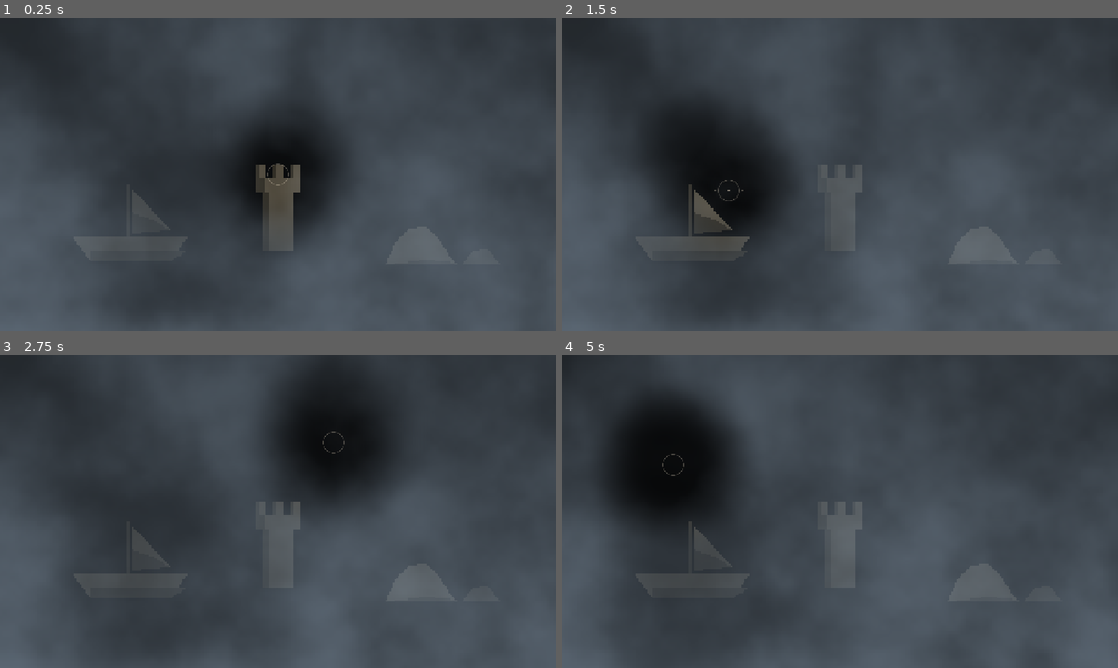
Above: before the commit, frames 1-4 (two rows, left to right).
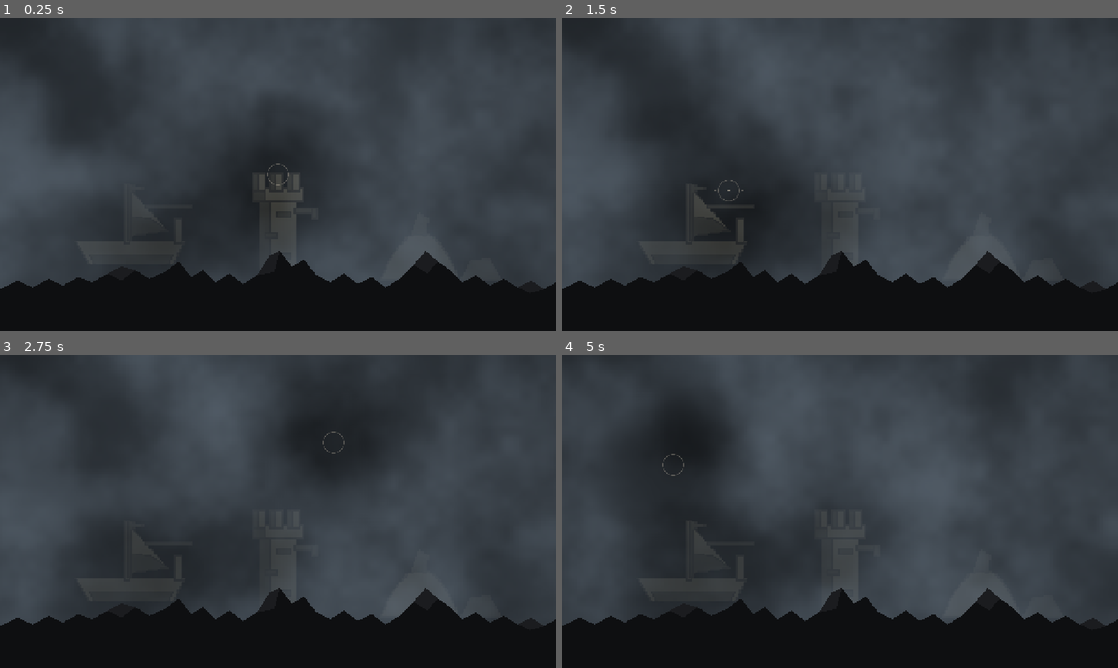
Above: after the commit, the same moments.

Repository: Dragonzhi/2026-watchout
Game: Godot game, scene res://main.tscn
The game is run twice, just before and just after one commit, with the same random seed, the same clock (stepped at 60 frames per second) and the same inputs.
Inputs (mouse positions are in pixels of both pictures, inside the frame that each line leads up to):
- Up to frame 1 (0.25 s): no input
- Up to frame 2 (1.5 s): tap Enter at 0.5 s; move the mouse to (962, 158) at 0.52 s; tap Space at 1.25 s; move the mouse to (728, 190) at 1.27 s
- Up to frame 3 (2.75 s): tap Enter at 2 s; move the mouse to (333, 442) at 2.02 s
- Up to frame 4 (5 s): tap Space at 2.75, 4.25 s; move the mouse to (812, 574) at 2.77 s; tap Enter at 3.5 s; move the mouse to (1006, 558) at 3.52 s; move the mouse to (673, 464) at 4.27 s

The runs differ from the first frame. In frame 1, 24% of the frame differs, in the area x 0-100%, y 41-100%; in frame 2, 24%; in frame 3, 22%; in frame 4, 27%, in the area x 0-100%, y 14-100%.

Commit message:
雾分三平面＋近景遮挡：注视处雾薄了，视线移开就糊回去
- decode.gdshader：远岸（大团慢浓）＋近帘（中尺度快 2.5 倍、只擦三成）＋月光亮带；
  清窗边界两倍频揉开、跟着雾结构走；窗内密度 0.16+0.10，不再挖成黑洞
- foreground.gd：根 CanvasLayer 上的近景暗剪影（在 Display 之上、不过雾、不进累积），
  按 320×180 画再按窗口缩放，压掉三个目标的下座
- shapes.gd：轮廓加碎（桅索、艉柱、栏杆、砌石、碎礁）＋外圈 1px 暗边羽化，墨色压暗
- 控制器导出改名/新增：bank_outside 0.60 / bank_inside 0.16 / veil_outside 0.18 /
  veil_inside 0.10 / moon_glow 0.06
- 实测：同一块 注视时对比 14.5/255，移开后 5.8/255；整幅 2 秒差 3.5/255

Diff:
--- a/Godot/main.tscn
+++ b/Godot/main.tscn
@@ -6,6 +6,7 @@
 [ext_resource type="Shader" path="res://scripts/accumulate.gdshader" id="4_acc"]
 [ext_resource type="Script" path="res://scripts/gaze_marker.gd" id="5_gaze"]
 [ext_resource type="Shader" path="res://scripts/decode.gdshader" id="6_decode"]
+[ext_resource type="Script" path="res://scripts/foreground.gd" id="7_fg"]
 
 [sub_resource type="ShaderMaterial" id="Mat_fog"]
 shader = ExtResource("2_fog")
@@ -50,6 +51,7 @@
 offset_bottom = 180.0
 mouse_filter = 2
 
+
 [node name="AccumA" type="SubViewport" parent="."]
 size = Vector2i(320, 180)
 render_target_update_mode = 4
@@ -82,7 +84,14 @@
 mouse_filter = 2
 expand_mode = 1
 
+[node name="NearLayer" type="CanvasLayer" parent="."]
+layer = 2
+
+[node name="Foreground" type="Node2D" parent="NearLayer"]
+script = ExtResource("7_fg")
+
 [node name="GazeLayer" type="CanvasLayer" parent="."]
+layer = 3
 
 [node name="GazeMarker" type="Node2D" parent="GazeLayer"]
 script = ExtResource("5_gaze")
--- a/Godot/scripts/accum_controller.gd
+++ b/Godot/scripts/accum_controller.gd
@@ -29,13 +29,25 @@
 	set(value):
 		noise_strength = clampf(value, 0.0, 1.0)
 		_push_params()
-@export_range(0.0, 1.0, 0.01) var fog_outside: float = 0.78:
-	set(value):
-		fog_outside = clampf(value, 0.0, 1.0)
-		_push_params()
-@export_range(0.0, 1.0, 0.01) var fog_inside: float = 0.14:
-	set(value):
-		fog_inside = clampf(value, 0.0, 1.0)
+@export_range(0.0, 1.0, 0.01) var bank_outside: float = 0.60:
+	set(value):
+		bank_outside = clampf(value, 0.0, 1.0)
+		_push_params()
+@export_range(0.0, 1.0, 0.01) var bank_inside: float = 0.16:
+	set(value):
+		bank_inside = clampf(value, 0.0, 1.0)
+		_push_params()
+@export_range(0.0, 1.0, 0.01) var veil_outside: float = 0.18:
+	set(value):
+		veil_outside = clampf(value, 0.0, 1.0)
+		_push_params()
+@export_range(0.0, 1.0, 0.01) var veil_inside: float = 0.10:
+	set(value):
+		veil_inside = clampf(value, 0.0, 1.0)
+		_push_params()
+@export_range(0.0, 0.4, 0.005) var moon_glow: float = 0.06:
+	set(value):
+		moon_glow = clampf(value, 0.0, 0.4)
 		_push_params()
 @export var internal_size: Vector2i = Vector2i(320, 180):
 	set(value):
@@ -51,6 +63,7 @@
 @onready var _fill_b: ColorRect = $AccumB/Fill
 @onready var _marker: Node2D = $GazeLayer/GazeMarker
 @onready var _shapes: Node2D = $SceneView/Shapes
+@onready var _foreground: Node2D = $NearLayer/Foreground
 
 var _mat_fog: ShaderMaterial
 var _mat_a: ShaderMaterial
@@ -96,6 +109,9 @@
 
 	print("[gaze] display rect=", _display.get_rect(), " viewport=", get_viewport_rect().size,
 		" internal=", internal_size)
+
+	_fit_foreground()
+	get_viewport().size_changed.connect(_fit_foreground)
 
 	_auto_shot = "--shot" in OS.get_cmdline_user_args()
 	if _auto_shot:
@@ -166,8 +182,11 @@
 		_mat_decode.set_shader_parameter("gaze_radius", gaze_radius)
 		_mat_decode.set_shader_parameter("aspect", aspect)
 		_mat_decode.set_shader_parameter("internal_size", Vector2(internal_size))
-		_mat_decode.set_shader_parameter("density_outside", fog_outside)
-		_mat_decode.set_shader_parameter("density_inside", fog_inside)
+		_mat_decode.set_shader_parameter("bank_outside", bank_outside)
+		_mat_decode.set_shader_parameter("bank_inside", bank_inside)
+		_mat_decode.set_shader_parameter("veil_outside", veil_outside)
+		_mat_decode.set_shader_parameter("veil_inside", veil_inside)
+		_mat_decode.set_shader_parameter("moon_glow", moon_glow)
 
 
 func _apply_internal_size() -> void:
@@ -183,7 +202,13 @@
 		c.size = s
 	# 形状是按 320×180 画的，换内部分辨率时整体缩放，构图不跑。
 	_shapes.scale = s / Vector2(320.0, 180.0)
+	_fit_foreground()
 	_push_params()
+
+
+func _fit_foreground() -> void:
+	if _foreground != null:
+		_foreground.scale = get_viewport_rect().size / Vector2(320.0, 180.0)
 
 
 func _input(event: InputEvent) -> void:
--- a/Godot/scripts/decode.gdshader
+++ b/Godot/scripts/decode.gdshader
@@ -1,15 +1,22 @@
 shader_type canvas_item;
 render_mode unshaded;
 
-// 累积缓冲的还原 + 一层不累积的底雾。
-// 底雾是正的、慢的、一直存在的；它在注视点附近被擦薄。
-// 挪开视线，那块立刻被重新糊上——「看不清」由它负责，不由闪烁负责。
+// 累积缓冲的还原 + 不累积的雾。
+//
+// 雾分三层，靠视差做出厚度：
+//   远岸 bank —— 大尺度、慢、浓；注视遮罩把它从 0.80 擦到 0.16（「看不清」的主力）
+//   近帘 veil —— 中尺度、快 2.5 倍、薄；遮罩只擦三到四成，
+//                所以注视窗里不是纯黑，是「雾薄了，而且还在淌」
+//   月光 moon —— 很淡的斜向亮带，给雾一个光源方向，免得整屏死平
 uniform vec2 gaze_uv = vec2(0.5, 0.5);
 uniform float gaze_radius : hint_range(0.02, 1.2) = 0.30;
 uniform float aspect = 1.7777778;
 uniform vec2 internal_size = vec2(320.0, 180.0);
-uniform float density_outside : hint_range(0.0, 1.0) = 0.66;
-uniform float density_inside : hint_range(0.0, 1.0) = 0.12;
+uniform float bank_outside : hint_range(0.0, 1.0) = 0.80;
+uniform float bank_inside : hint_range(0.0, 1.0) = 0.16;
+uniform float veil_outside : hint_range(0.0, 1.0) = 0.26;
+uniform float veil_inside : hint_range(0.0, 1.0) = 0.10;
+uniform float moon_glow : hint_range(0.0, 0.4) = 0.06;
 uniform float time_scale : hint_range(0.0, 4.0) = 1.0;
 
 const float SCENE_SCALE = 0.45;
@@ -48,27 +55,33 @@
 	vec3 scene = clamp((v - vec3(0.5)) / SCENE_SCALE, 0.0, 1.0);
 
 	float t = TIME * time_scale * 0.1;
+	vec2 cuv = (floor(UV * internal_size) + 0.5) / internal_size;   // 按内部像素取
 
-	// 底雾按内部分辨率的格子取，跟 320×180 的颗粒对齐
-	vec2 cell = floor(UV * internal_size) + 0.5;
-	vec2 cuv = cell / internal_size;
-	float n1 = fbm(cuv * vec2(3.0, 1.8) + vec2(t * 0.55, -t * 0.20));
-	float n2 = fbm(cuv * vec2(9.0, 5.5) + vec2(-t * 1.10, t * 0.45));
-	float n = clamp(n1 * 0.72 + n2 * 0.28, 0.0, 1.0);
-	n = smoothstep(0.24, 0.86, n);
+	// 远岸：大团、慢
+	float bank = fbm(cuv * vec2(3.0, 1.8) + vec2(t * 0.55, -t * 0.20));
+	bank = smoothstep(0.22, 0.86, bank);
 
-	// 揉开的清窗：边界不是正圆，和 accumulate 里那套完全同一条公式，两边对齐
+	// 近帘：中尺度、快 2.5 倍——视差就靠它
+	float veil = fbm(cuv * vec2(7.0, 4.2) + vec2(-t * 1.40, t * 0.60));
+	veil = smoothstep(0.25, 0.90, veil);
+
+	// 清窗：两倍频揉边，且跟着雾自己的结构走（雾团处还得费劲）
 	vec2 d = (UV - gaze_uv) * vec2(aspect, 1.0);
-	float wobble = 1.0 + (value_noise(UV * vec2(5.0, 3.0) + vec2(TIME * 0.015, 0.0)) - 0.5) * 0.85;
+	float w1 = value_noise(UV * vec2(5.0, 3.0) + vec2(TIME * 0.015, 0.0));
+	float w2 = value_noise(UV * vec2(17.0, 10.0) - vec2(0.0, TIME * 0.021));
+	float wobble = 1.0 + (w1 - 0.5) * 0.70 + (w2 - 0.5) * 0.30;
 	float clear = 1.0 - smoothstep(gaze_radius * 0.18, gaze_radius * 1.25, length(d) * wobble);
+	clear *= 0.55 + 0.45 * bank;
 
-	// 底边厚：雾从海面起来
-	float thick = mix(0.80, 1.00, smoothstep(0.0, 0.90, UV.y));
-	// 浓度几乎恒定，结构放在颜色里。
-	// 浓度也跟着噪声抖的话，雾薄的地方物体就露出来了——那就糊不住了。
-	float density = mix(density_outside, density_inside, clear) * thick;
-	float dens = clamp(density, 0.0, 1.0);
-	vec3 fog_col = FOG_COL * (0.75 + 0.75 * n);
+	float bank_d = mix(bank_outside, bank_inside, clear);
+	float veil_d = mix(veil_outside, veil_inside, clear) * (0.55 + 0.75 * veil);
+	float dens = clamp(bank_d + veil_d, 0.0, 1.0);
+
+	// 月光：一条斜向亮带
+	float moon = smoothstep(0.10, 0.95, 1.0 - abs(UV.y - 0.30) * 2.2) * (0.55 + 0.45 * UV.x);
+
+	vec3 fog_col = FOG_COL * (0.62 + 0.35 * bank + 0.25 * veil);
+	fog_col += vec3(0.55, 0.60, 0.66) * moon * moon_glow;
 
 	COLOR = vec4(mix(scene, fog_col, dens), 1.0);
 }
--- /dev/null
+++ b/Godot/scripts/foreground.gd
@@ -0,0 +1,45 @@
+extends Node2D
+
+## 近景剪影。挂在根上的 NearLayer 里（Display 之上、注视点之下）——
+## 它在你眼前，所以不该被雾吃，也不进累积。
+## 它压掉三个目标的下半截：轮廓不完整，才认不出是什么。
+## 坐标按 320×180 画，控制器按窗口尺寸整体缩放，保持像素颗粒。
+
+const NEAR := Color(0.055, 0.058, 0.066)
+const NEAR_HI := Color(0.105, 0.110, 0.122)
+
+# 岸线的上缘：(x, y)。故意在三样东西的底座前面各自抬起一块。
+const TOP := [
+	Vector2(0, 156), Vector2(10, 151), Vector2(19, 155), Vector2(28, 150),
+	Vector2(36, 154), Vector2(45, 149), Vector2(53, 152), Vector2(62, 147),
+	Vector2(70, 151), Vector2(78, 145), Vector2(86, 150), Vector2(95, 146),
+	Vector2(103, 140), Vector2(110, 149), Vector2(117, 145), Vector2(124, 152),
+	Vector2(132, 147), Vector2(140, 153), Vector2(148, 148), Vector2(155, 137),
+	Vector2(161, 134), Vector2(168, 143), Vector2(175, 139), Vector2(182, 148),
+	Vector2(190, 152), Vector2(198, 147), Vector2(206, 153), Vector2(214, 149),
+	Vector2(222, 155), Vector2(230, 150), Vector2(238, 142), Vector2(245, 134),
+	Vector2(252, 140), Vector2(259, 145), Vector2(266, 152), Vector2(274, 148),
+	Vector2(282, 154), Vector2(290, 150), Vector2(298, 155), Vector2(306, 151),
+	Vector2(313, 156), Vector2(320, 152),
+]
+
+
+func _draw() -> void:
+	# 凹多边形不能一次画出来（draw_colored_polygon 只可靠地吃凸形），
+	# 所以按列拆成一串四边形，每块都是凸的。
+	for i in TOP.size() - 1:
+		var a: Vector2 = TOP[i]
+		var b: Vector2 = TOP[i + 1]
+		draw_colored_polygon(PackedVector2Array([
+			a, b, Vector2(b.x, 180.0), Vector2(a.x, 180.0),
+		]), NEAR)
+
+	# 顶缘几片受光的碎岩，给近景一点体积，免得看着像一条黑边
+	_stone(Vector2(62, 147), Vector2(70, 151), Vector2(78, 145), Vector2(70, 143))
+	_stone(Vector2(148, 148), Vector2(155, 137), Vector2(161, 134), Vector2(158, 146))
+	_stone(Vector2(238, 142), Vector2(245, 134), Vector2(252, 140), Vector2(246, 147))
+	_stone(Vector2(298, 155), Vector2(306, 151), Vector2(313, 156), Vector2(305, 158))
+
+
+func _stone(a: Vector2, b: Vector2, c: Vector2, d: Vector2) -> void:
+	draw_colored_polygon(PackedVector2Array([a, b, c, d]), NEAR_HI)
--- a/Godot/scripts/shapes.gd
+++ b/Godot/scripts/shapes.gd
@@ -3,46 +3,101 @@
 ## 雾里三个静止目标。它们不动；雾在动。
 ## 累积把动的东西平均掉，不动的东西才浮出来——所以「盯久了会显影」。
 ## 现在只是占位剪影，后面换成真的船／墩／礁。
-## 两级墨色＋底部压暗：显影出来是「一样东西」，不是一块平面灰。
+##
+## 轮廓刻意做碎：桅索、栏杆、砌石、碎礁。同样的低对比下，
+## 边缘越多越难认出「是什么」；再加一圈 1px 的暗边，当距离羽化用。
 
-const INK := Color(0.34, 0.31, 0.25)
-const SHADE := Color(0.20, 0.18, 0.14)
+const INK := Color(0.27, 0.25, 0.20)
+const SHADE := Color(0.16, 0.15, 0.12)
+const RIM := Color(0.11, 0.10, 0.085)
+const FAR := 0.80   # 礁石更远一档，整体压暗
 
 
 func _draw() -> void:
-	# 左：船（船身＋桅帆）
-	draw_colored_polygon(PackedVector2Array([
-		Vector2(42, 126), Vector2(108, 126), Vector2(98, 140), Vector2(52, 140),
+	_draw_boat()
+	_draw_tower()
+	_draw_reef()
+
+
+func _draw_boat() -> void:
+	# 船身：船底被近景压掉，留下的是一条斜的船舷和帆。
+	var hull := PackedVector2Array([
+		Vector2(44, 128), Vector2(106, 128), Vector2(99, 142), Vector2(52, 142),
+	])
+	_poly(hull, INK)
+	_poly(PackedVector2Array([
+		Vector2(52, 136), Vector2(99, 136), Vector2(96, 142), Vector2(55, 142),
+	]), SHADE)
+	# 艉柱
+	_rect(Rect2(101, 116, 3, 13), INK)
+	# 桅与帆
+	_rect(Rect2(72, 96, 2, 33), INK)
+	_poly(PackedVector2Array([
+		Vector2(75, 99), Vector2(75, 125), Vector2(96, 122),
 	]), INK)
-	draw_colored_polygon(PackedVector2Array([
-		Vector2(52, 134), Vector2(108, 134), Vector2(98, 140), Vector2(52, 140),
+	_poly(PackedVector2Array([
+		Vector2(75, 114), Vector2(75, 125), Vector2(96, 122), Vector2(86, 116),
 	]), SHADE)
-	draw_rect(Rect2(73, 96, 2, 30), SHADE)
-	draw_colored_polygon(PackedVector2Array([
-		Vector2(76, 98), Vector2(76, 124), Vector2(98, 122),
-	]), INK)
-	draw_colored_polygon(PackedVector2Array([
-		Vector2(76, 112), Vector2(76, 124), Vector2(98, 122), Vector2(88, 116),
+	# 桅索：两根线，把船的形状拉散
+	_rect(Rect2(74, 100, 1, 27), SHADE)
+	_rect(Rect2(84, 108, 26, 1), SHADE)
+	# 桅顶三角旗
+	_poly(PackedVector2Array([
+		Vector2(74, 96), Vector2(84, 98), Vector2(74, 100),
 	]), SHADE)
 
-	# 中：墩台（塔身＋垛口，左壁压暗）
-	draw_rect(Rect2(151, 100, 18, 34), INK)
-	draw_rect(Rect2(151, 100, 4, 34), SHADE)
-	draw_rect(Rect2(147, 92, 26, 8), INK)
-	draw_rect(Rect2(147, 92, 5, 8), SHADE)
+
+func _draw_tower() -> void:
+	# 塔身
+	_rect(Rect2(150, 104, 20, 44), INK)
+	_rect(Rect2(150, 104, 5, 44), SHADE)
+	# 平台
+	_rect(Rect2(146, 98, 28, 7), INK)
+	_rect(Rect2(146, 98, 6, 7), SHADE)
+	# 垛口
 	for i in 3:
-		draw_rect(Rect2(147 + i * 10, 84, 6, 8), INK)
-		draw_rect(Rect2(147 + i * 10, 84, 2, 8), SHADE)
+		_rect(Rect2(146 + i * 10, 90, 6, 9), INK)
+		_rect(Rect2(146 + i * 10, 90, 2, 9), SHADE)
+	# 砌石错缝：两处缺口，让塔身不是一块砖
+	_rect(Rect2(160, 112, 7, 2), SHADE)
+	_rect(Rect2(153, 124, 6, 2), SHADE)
+	_rect(Rect2(161, 136, 6, 2), SHADE)
+	# 外侧挑出一根瞭望横木
+	_rect(Rect2(170, 110, 12, 2), SHADE)
+	_rect(Rect2(180, 110, 2, 5), SHADE)
 
-	# 右：礁石
-	draw_colored_polygon(PackedVector2Array([
-		Vector2(222, 142), Vector2(227, 130), Vector2(236, 121), Vector2(245, 120),
-		Vector2(253, 127), Vector2(258, 136), Vector2(264, 142),
-	]), INK)
-	draw_colored_polygon(PackedVector2Array([
-		Vector2(222, 142), Vector2(232, 141), Vector2(244, 139), Vector2(257, 140),
-		Vector2(264, 142),
-	]), SHADE)
-	draw_colored_polygon(PackedVector2Array([
-		Vector2(266, 142), Vector2(272, 134), Vector2(281, 133), Vector2(288, 142),
-	]), SHADE)
+
+func _draw_reef() -> void:
+	var reef := Color(INK.r, INK.g, INK.b).darkened(1.0 - FAR)
+	var reef_shade := Color(SHADE.r, SHADE.g, SHADE.b).darkened(1.0 - FAR)
+	# 主礁
+	_poly(PackedVector2Array([
+		Vector2(220, 150), Vector2(226, 137), Vector2(234, 127), Vector2(244, 123),
+		Vector2(252, 129), Vector2(258, 138), Vector2(264, 150),
+	]), reef)
+	# 旁边一块矮的
+	_poly(PackedVector2Array([
+		Vector2(266, 150), Vector2(272, 140), Vector2(281, 139), Vector2(288, 150),
+	]), reef_shade)
+	# 立着的一块尖岩，把轮廓打散
+	_poly(PackedVector2Array([
+		Vector2(238, 123), Vector2(241, 113), Vector2(246, 116), Vector2(245, 125),
+	]), reef_shade)
+
+
+func _poly(pts: PackedVector2Array, fill: Color) -> void:
+	# 先在外圈铺一层更暗的边（羽化），再填主体
+	var center := Vector2.ZERO
+	for p in pts:
+		center += p
+	center /= float(pts.size())
+	var grown := PackedVector2Array()
+	for p in pts:
+		grown.append(p + (p - center).normalized() * 1.2)
+	draw_colored_polygon(grown, RIM)
+	draw_colored_polygon(pts, fill)
+
+
+func _rect(r: Rect2, fill: Color) -> void:
+	draw_rect(Rect2(r.position - Vector2(1.2, 1.2), r.size + Vector2(2.4, 2.4)), RIM)
+	draw_rect(r, fill)
Not shown, changed: TASKS.md
